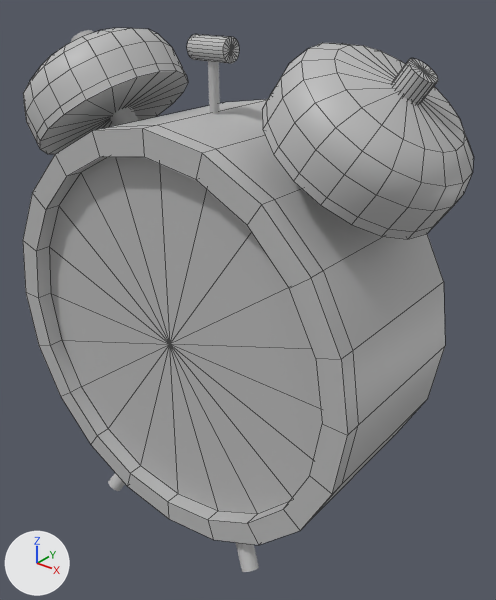
Two versions of the FBX model HallwayWithGuard/Assets/Clock/Clock.fbx, one commit apart.
Camera for both pictures: a 50 mm camera at (0.0227, -0.0263, 0.0292) aimed at (0.0013, 0.0004, 0.0126). Arrows for +X, +Y and +Z are at lower left; the lights stay in place. Mesh edges are drawn as thin lines on the coarser meshes. Where no turn or scale is listed for an object, it has been applied to the vertices.
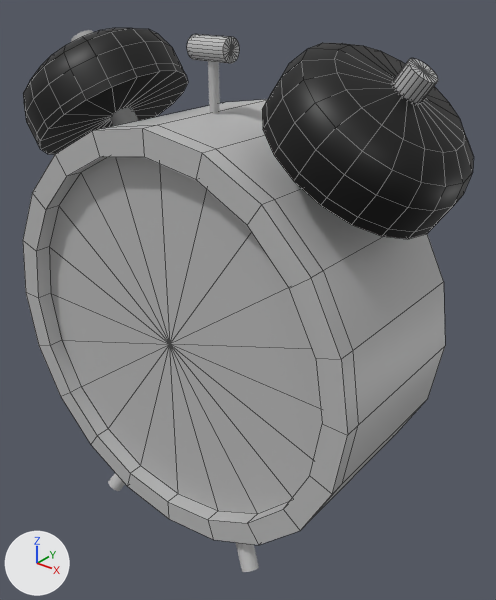
Diff of the bpy script that builds the scene:
```diff
--- a/HallwayWithGuard/Assets/Clock/Clock.fbx.py
+++ b/HallwayWithGuard/Assets/Clock/Clock.fbx.py
@@ mat_bells @@
+mat_bells = principled_material('Bells')
+mat_bells.base_color = (0.0, 0.0, 0.0)  # black #000000
@@ me_mesh_007 @@
 me_mesh_007.from_pydata(...)  # 122 vertices, 140 faces; spans x -0.0054..0.00328, y -0.00455..0.00455, z -0.00205..0.00522
-me_mesh_007.materials.append(mat_lambert1)  # grey #bcbcbc
+me_mesh_007.materials.append(mat_bells)  # black #000000
@@ me_mesh_006 @@
 me_mesh_006.from_pydata(...)  # 122 vertices, 140 faces; spans x -0.00331..0.0054, y -0.00455..0.00455, z -0.00201..0.00521
-me_mesh_006.materials.append(mat_lambert1)  # grey #bcbcbc
+me_mesh_006.materials.append(mat_bells)  # black #000000
```

Pixel boxes (x1, y1, x2, y2) of what changed, in the pictures (496 x 600 px):
'pCylinder7', recoloured (grey to black): (262, 43, 473, 239) in both
'pCylinder8', recoloured (grey to black): (23, 28, 188, 155) in both
